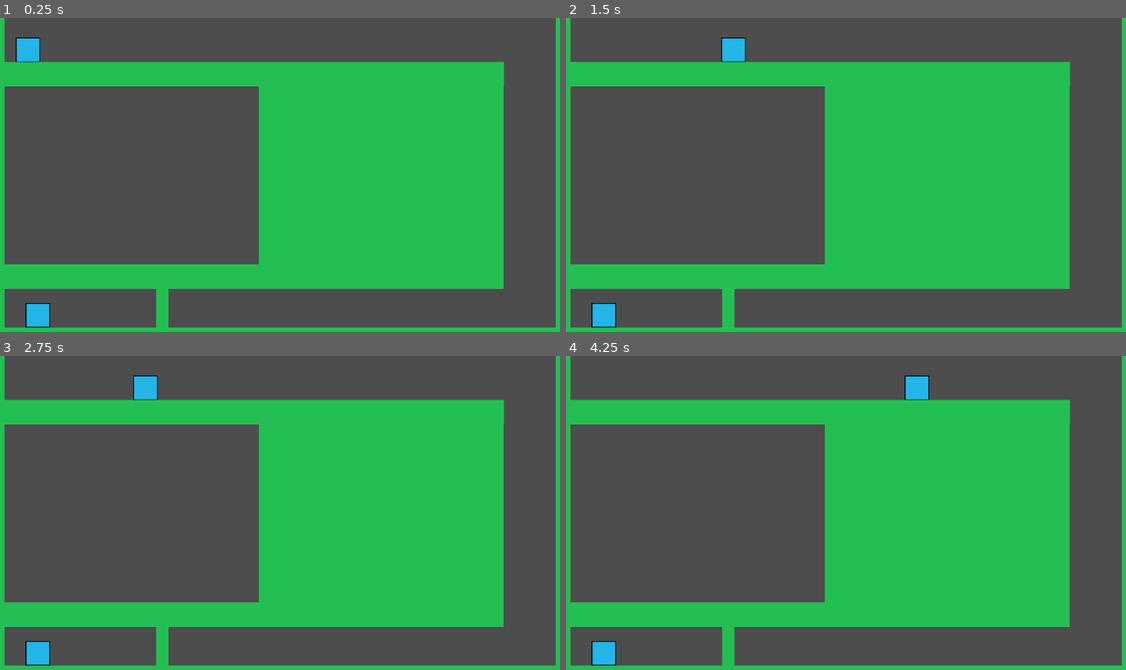
Above: before the commit, frames 1-4 (two rows, left to right).
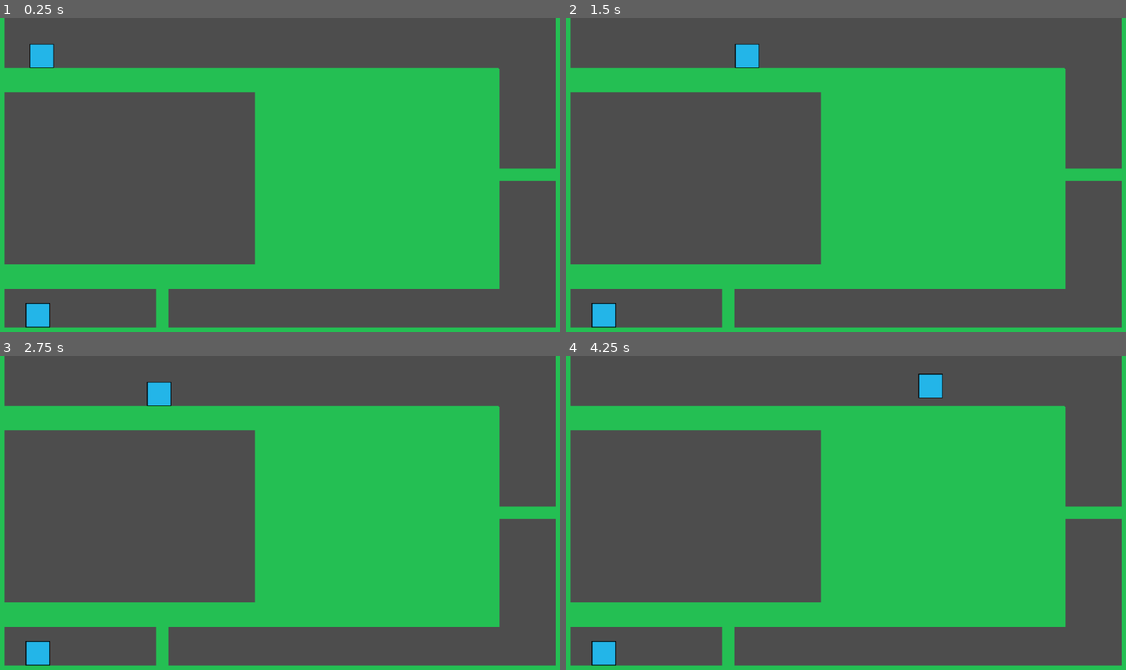
Above: after the commit, the same moments.

Repository: redguy999/Two-Boxes
Game: Godot game, scene res://level_3.tscn
Same seed, same stepped clock (60 frames per second), same inputs: the game is played once before the commit and once after it. This scene is started directly instead of the project's main scene.
Inputs:
- Up to frame 1 (0.25 s): no input
- Up to frame 2 (1.5 s): tap Enter at 0.5 s; hold Right (ui_right) from 0.53 s (still down); tap Up at 0.77 s
- Up to frame 3 (2.75 s): tap Up at 1.52 s; release Right (ui_right) at 2.03 s; hold Left (ui_left) from 2.03 s (still down)
- Up to frame 4 (4.25 s): release Left (ui_left) at 2.78 s; hold Right (ui_right) from 2.78 s (still down); tap Up at 3.02, 3.77 s

The runs differ from the first frame. In frame 1, 4.4% of the frame differs, in the area x 0-100%, y 6-87%; in frame 2, 4.4%; in frame 3, 4.4%; in frame 4, 4.5%, in the area x 0-100%, y 5-87%.

Commit message:
Makes doors work

Diff:
--- a/Door.gd
+++ b/Door.gd
@@ -12,10 +12,23 @@
 
 
 func _on_button_1_body_entered(body):
-	$CollisionShape2D.disabled
-	pass
+	var hold = self.find_child("CollisionShape2D")
+	print(hold)
+	hold.set_deferred("disabled",true)
+	self.set_deferred("visible",false)
 
 
 func _on_button_2_body_entered(body):
-	$CollisionShape2D.disabled
-	pass # Replace with function body.
+	var hold = self.find_child("CollisionShape2D")
+	hold.set_deferred("disabled",true)
+	self.set_deferred("visible",false)
+
+func _on_button_1_body_exited(body):
+	var hold = self.find_child("CollisionShape2D")
+	hold.set_deferred("disabled",false)
+	self.set_deferred("visible",true)
+
+func _on_button_2_body_exited(body):
+	var hold = self.find_child("CollisionShape2D")
+	hold.set_deferred("disabled",false)
+	self.set_deferred("visible",true)
--- a/level_1.tscn
+++ b/level_1.tscn
@@ -21,7 +21,7 @@
 [sub_resource type="RectangleShape2D" id="RectangleShape2D_ktj7q"]
 size = Vector2(100, 100)
 
-[node name="Main" type="Node"]
+[node name="Main" type="Node2D"]
 script = ExtResource("1_mapki")
 
 [node name="World" type="Node2D" parent="."]
--- a/level_2.tscn
+++ b/level_2.tscn
@@ -18,7 +18,7 @@
 [sub_resource type="RectangleShape2D" id="RectangleShape2D_3tox2"]
 size = Vector2(100, 100)
 
-[node name="Main" type="Node"]
+[node name="Main" type="Node2D"]
 script = ExtResource("1_o0fd1")
 
 [node name="World" type="Node2D" parent="."]
--- a/level_3.tscn
+++ b/level_3.tscn
@@ -22,14 +22,14 @@
 [sub_resource type="RectangleShape2D" id="RectangleShape2D_w7umo"]
 size = Vector2(100, 100)
 
-[node name="Main" type="Node"]
+[node name="Main" type="Node2D"]
 script = ExtResource("1_gker2")
 
 [node name="World" type="Node2D" parent="."]
 scale = Vector2(0.5, 0.5)
 
 [node name="SquareB" type="CharacterBody2D" parent="World"]
-position = Vector2(126, 134)
+position = Vector2(182, 176)
 collision_mask = 2
 script = ExtResource("2_km8ll")
 metadata/_edit_group_ = true
@@ -112,7 +112,7 @@
 texture = ExtResource("4_kccnu")
 
 [node name="floor" type="StaticBody2D" parent="World"]
-position = Vector2(1022, 230)
+position = Vector2(1000, 255)
 scale = Vector2(21, 1)
 collision_layer = 2
 metadata/_edit_group_ = true
@@ -124,7 +124,7 @@
 texture = ExtResource("4_kccnu")
 
 [node name="floor3" type="StaticBody2D" parent="World"]
-position = Vector2(980, 1058)
+position = Vector2(1000, 1058)
 scale = Vector2(21, 1)
 collision_layer = 2
 metadata/_edit_group_ = true
@@ -136,7 +136,7 @@
 texture = ExtResource("4_kccnu")
 
 [node name="floor2" type="StaticBody2D" parent="World"]
-position = Vector2(1570, 658)
+position = Vector2(1554, 658)
 rotation = 1.5708
 scale = Vector2(9, 10)
 collision_layer = 2
@@ -149,7 +149,7 @@
 texture = ExtResource("4_kccnu")
 
 [node name="Button1" type="Area2D" parent="World"]
-position = Vector2(826, 174)
+position = Vector2(1044, 196)
 rotation = 1.5708
 
 [node name="CollisionShape2D" type="CollisionShape2D" parent="World/Button1"]
@@ -178,8 +178,9 @@
 texture = ExtResource("4_kccnu")
 
 [node name="Door2" type="StaticBody2D" parent="World"]
-position = Vector2(676, 1204)
-scale = Vector2(0.5, 2)
+position = Vector2(2186, 642)
+rotation = 1.5708
+scale = Vector2(0.5, 3)
 collision_layer = 2
 script = ExtResource("6_y325e")
 metadata/_edit_group_ = true
@@ -192,4 +193,6 @@
 
 [connection signal="body_entered" from="World/SquareR/Area2D" to="." method="_on_area_2d_body_entered"]
 [connection signal="body_entered" from="World/Button1" to="World/Door1" method="_on_button_1_body_entered"]
+[connection signal="body_exited" from="World/Button1" to="World/Door1" method="_on_button_1_body_exited"]
 [connection signal="body_entered" from="World/Button2" to="World/Door2" method="_on_button_2_body_entered"]
+[connection signal="body_exited" from="World/Button2" to="World/Door2" method="_on_button_2_body_exited"]
